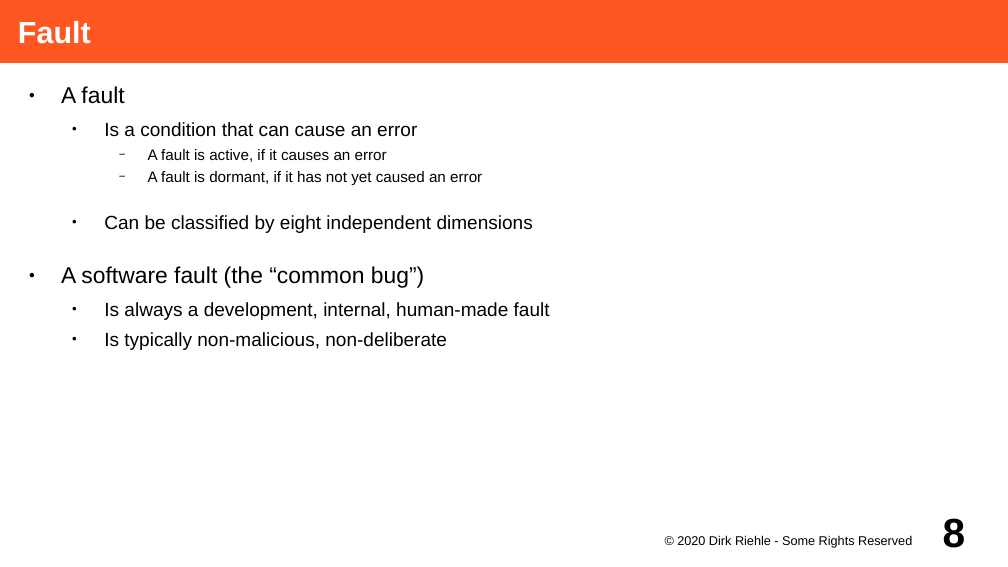
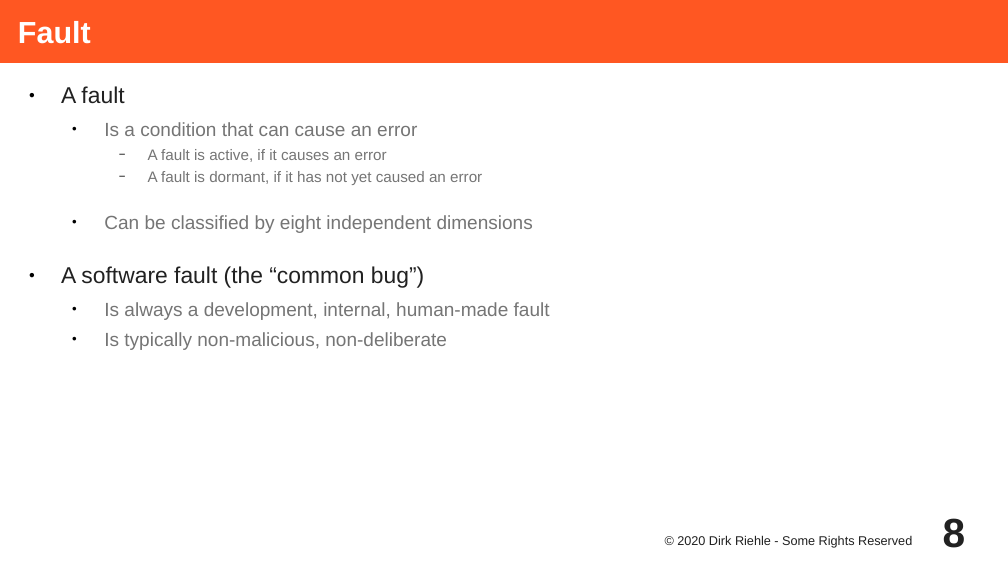
Before and after one commit to dirkriehle/adap-course, a slide deck: slide 8 of Lecture Slides/ADAP C06 - Error Handling.odp. Drawn at 1008x567 pixels with LibreOffice and Linux fonts; fonts in the diff are those of the drawing. Boxes give left, top, right and bottom in pixels: in the first picture for what was removed or moved away, otherwise in the second. Text is boxed around its words. In the diff, an @@ line names an element or a change of style, - is before the commit and + after.

```diff
--- a/Lecture Slides/ADAP C06 - Error Handling.odp
+++ b/Lecture Slides/ADAP C06 - Error Handling.odp
@@ text "A fault" at bbox=[61, 86, 550, 350]: text colour #000000 to #212121 in "A fault", "A software fault (the “common bug”)"; text colour #000000 to #757575 in "Is a condition that can cause an ...", "A fault is active, if it causes ...", "A fault is dormant, if it has ...", "Can be classified by eight independent dimensions" and 2 more places @@
@@ page number at bbox=[943, 518, 966, 548]: text colour #000000 to #212121 @@
@@ text "© 2020 Dirk Riehle - ..." at bbox=[677, 535, 912, 548]: text colour #000000 to #212121 @@
```
Also in this commit, not shown: 40 other slides changed, 15 other files.
